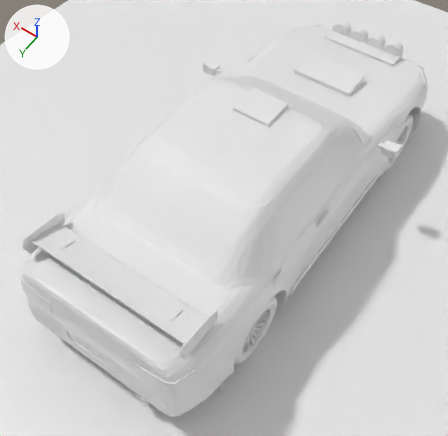
The Blender file blender/soraTurbo/soraTurbo.blend as it was, and as the next commit left it.
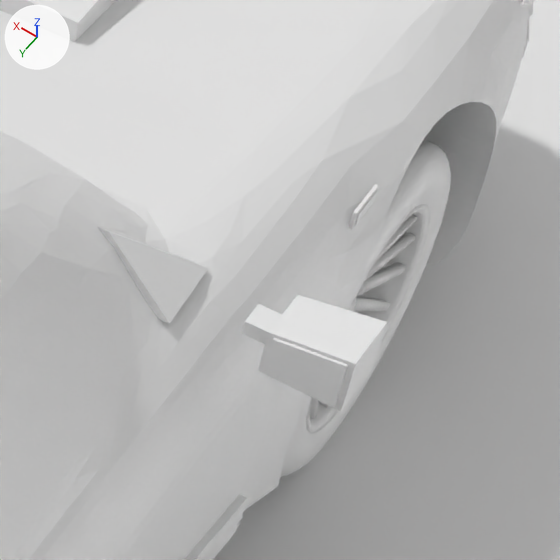
The first picture shows the older version from a camera (50 mm lens) standing at (-1.96, 3.45, 4.24) and looking at (0.02, 0.68, -0.13). The close-ups show the older and then the newer version on the part from 75% to 96% of the width and 21% to 43% of the height of that picture. Only the edits that show in the close-ups are written down. Arrows for +X, +Y and +Z are at upper left; the lights stay in place.

The first close-up shows 'body', 'body_bumper_front', 'body_door_R', 'ground', 'mirror_R', 'scoop', 'wheel_ref' and 2 more.
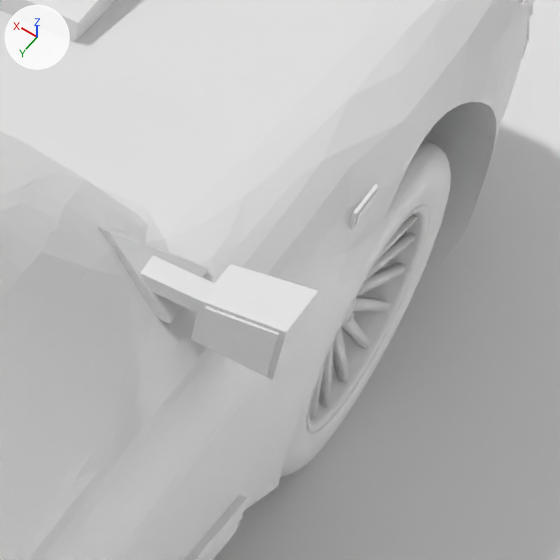
Changed parts and their boxes [x1, y1, x2, y2] in the close-ups (560 x 560 px; the box of a moved part takes in the faces that stretch with it):
'mirror_R', reshaped (24% narrower, 17% shorter)
    before: [98, 227, 387, 412]
    after: [98, 227, 318, 380]
part 1 of me_mirror_r, moved or reshaped
    before: [242, 304, 282, 344]
    after: [140, 256, 215, 313]
part 2 of me_mirror_r, moved or reshaped
    before: [258, 295, 387, 412]
    after: [191, 264, 318, 380]
part 3 of me_mirror_r, moved or reshaped
    before: [263, 337, 348, 407]
    after: [196, 306, 279, 376]

Patch to the scene script:
```diff
--- a/blender/soraTurbo/soraTurbo.blend.py
+++ b/blender/soraTurbo/soraTurbo.blend.py
@@ me_mirror_r @@
 # used by ob_mirror_r; location = (-0.699, -0.44, 0.39)
-me_mirror_r.from_pydata(...)  # 30 vertices, 23 faces; spans x -0.318..0.118, y -0.08..0.08, z -0.035..0.09
+me_mirror_r.from_pydata(...)  # 30 vertices, 23 faces; spans x -0.207..0.118, y -0.08..0.08, z -0.035..0.09
+# me_mirror_r part 1: the loose piece of 8 vertices spanning x -0.188..-0.138, y 0.007..0.053, z 0.007..0.032 is scaled about its middle by (2.39, 1, 1), then moved by (0.145, 0.0, 0.0)
+# me_mirror_r part 2: the loose piece of 8 vertices spanning x -0.318..-0.183, y -0.035..0.075, z -0.035..0.065 is moved by (0.111, 0.0, 0.0)
+# me_mirror_r part 3: the loose piece of 8 vertices spanning x -0.308..-0.193, y 0.069..0.08, z -0.028..0.058 is moved by (0.111, 0.0, 0.0)
 me_mirror_r.materials.append(mat_paint)
```
